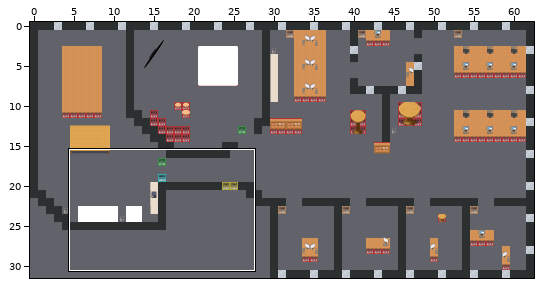
Level history. Tiled map (JSON): map.tmj. Above: a wide view before the commit, with the close-up outlined.
Close-up. The starting point:
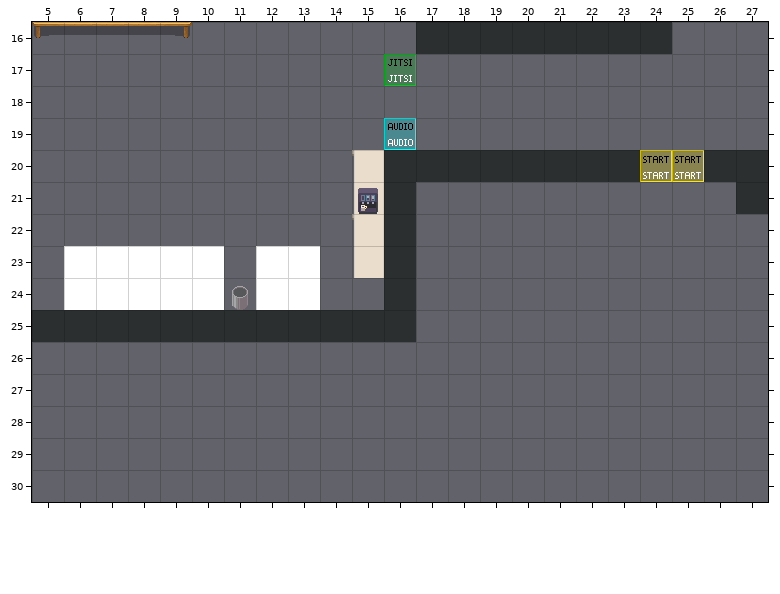
Cells are 32x32 px. Shown: x 5..27, y 16..30. The commit also changed other parts of the map, which this record leaves out.
After the commit:
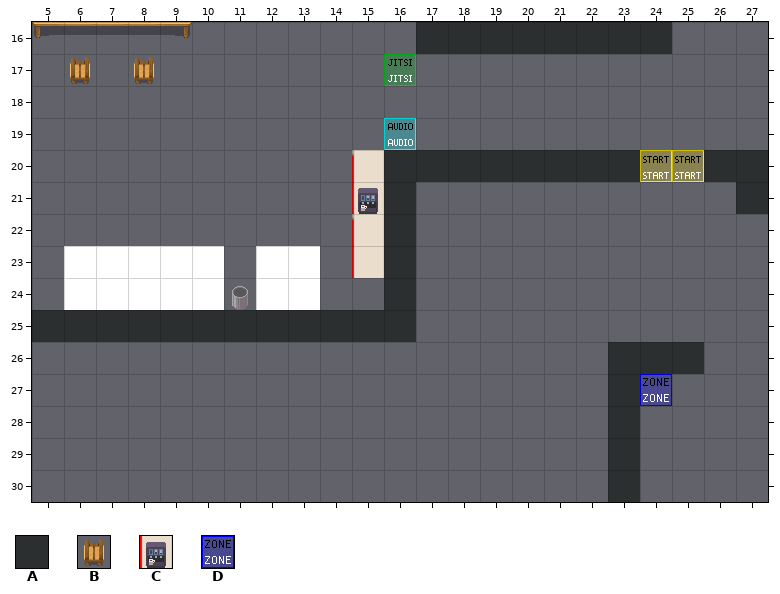
Key: from "WA_Room_Builder": A 100; from "WA_Seats - v2": B 280; from "WA_Special_Zones": C 2, D 7.
_ is an empty cell.
See-through tiles are keyed as they look on the map.
Changes in this commit:
Changed rows in their new state; . is an unchanged cell.
Layer "collisions":
first column x 15:
20 C
21 C
22 C
23 C
first column x 24:
27 D
Layer "walls/walls1":
first column x 23:
26 AAA
27 A..
28 A..
29 A..
30 A..
Layer "furniture/furniture":
first column x 6:
17 B.B
Where, in picture pixels (left, top, right, bottom), the same in both close-ups:
added: (70, 57, 90, 84)
added: (134, 57, 154, 84)
added: (352, 156, 354, 278)
added: (608, 342, 704, 502)
